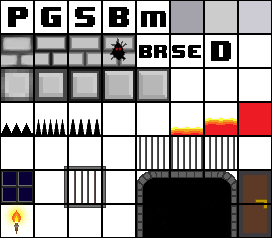
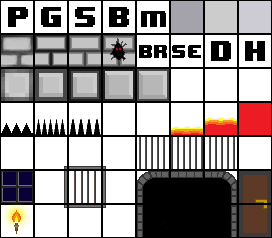
Layers edited between the first and the second 272 x 238 image:
added layer "H" in group "Spawn Points" over (x1=245, y1=41, x2=265, y2=61)
